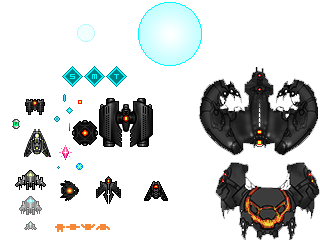
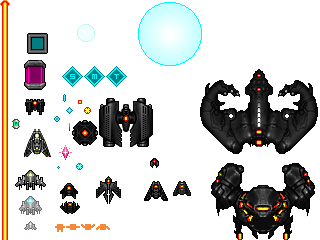
Layered file, before and after one edit (320x240). Changes by layer:
added layer "Layer 37" above "Layer 36" over [27, 33, 48, 54]
added layer "Layer 36" above "Layer 31" over [24, 60, 46, 90]
added layer "Layer 39" above "Layer 23" over [26, 99, 45, 115]
added layer "Layer 38 copy" above "Layer 40" over [173, 181, 182, 196]
added layer "Layer 40" above "Layer 38 copy 3" over [62, 202, 78, 206]
added layer "Layer 38 copy 3" above "Layer 38 copy 2" over [60, 201, 70, 214]
added layer "Layer 38 copy 2" above "Layer 38" over [70, 201, 80, 214]
added layer "Layer 38" above "Levels 1" over [182, 181, 191, 196]
added layer "Layer 2 copy" above "Layer 2" over [60, 183, 69, 200]
painted on "Layer 2" over [60, 180, 79, 201]
removed layer "Layer 22" over [198, 70, 318, 173]
added group "Psycho" with 7 layers above "Layer 18 copy 2" over [0, 0, 318, 240]
added group "Group 1" with 2 layers in group "Psycho" over [0, 0, 25, 240]
added layer "Layer 33" in group "Group 1" over [0, 0, 10, 240]
added layer "Layer 20 copy 2" in group "Psycho" over [200, 69, 259, 154]
added layer "Layer 20 copy" in group "Psycho" over [259, 69, 318, 154]
hid "Layer 20", moved it into group "Psycho" over [198, 67, 318, 156]
removed layer "Layer 19" over [222, 173, 314, 228]
added layer "Layer 18 copy 2" above "Layer 18 copy" over [211, 163, 264, 240]
added layer "Layer 18 copy" above "Layer 18" over [264, 163, 317, 240]
hid "Layer 18", painted on it over [215, 162, 320, 240]
added layer "Layer 35" above "Layer 6 copy" over [150, 158, 159, 168]
added layer "Layer 6 copy" above "Layer 6" over [84, 107, 91, 114]
